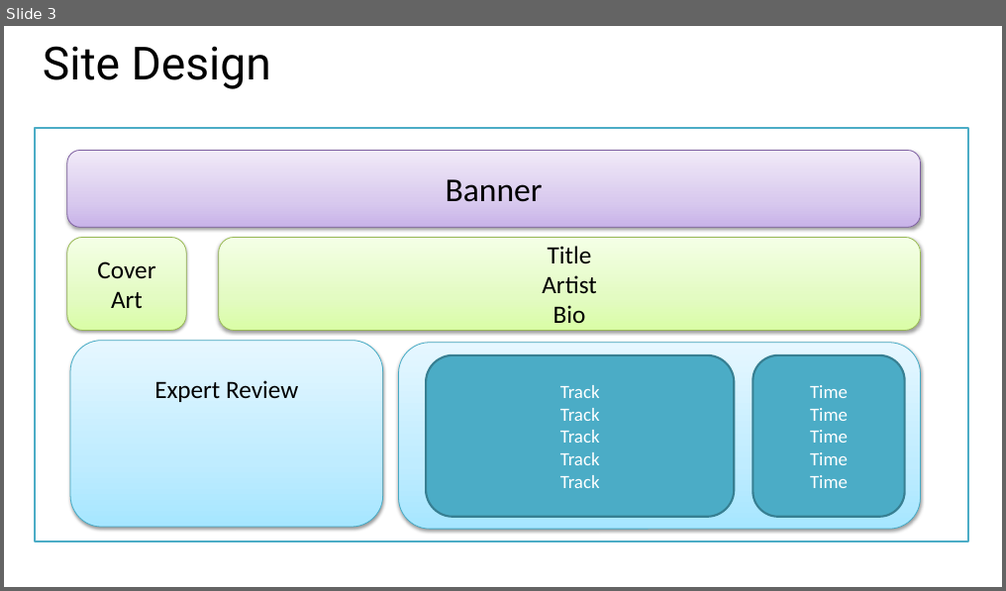
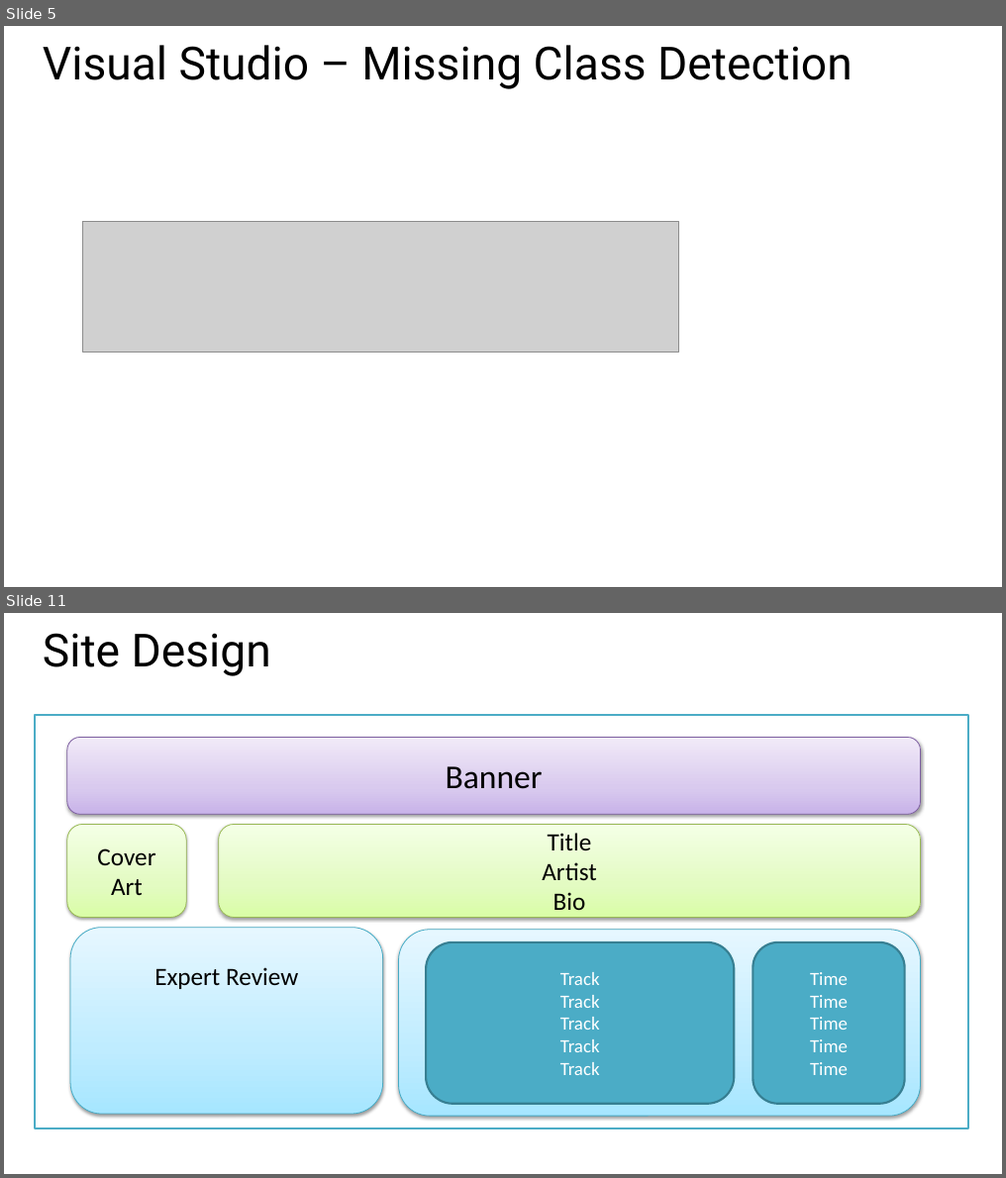
Before and after one commit to zmy/Bootstrap-edX, a slide deck: Slides/Week 1 - Part 2 - Page layout.pptx. Shown one above the other, each under a label of ours: slide 3 before the commit, slides 5 and 11 after it; the slides between them are not shown. The pictures are 1006x591 and 1006x1178 pixels, drawn with LibreOffice and Linux fonts; fonts in the diff are those of the drawing; grey boxes stand for pictures. Boxes give left, top, right and bottom in pixels: in the first picture for what was removed or moved away, otherwise in the second. Text is boxed around its words. In the diff, an @@ line names an element or a change of style, - is before the commit and + after.

```diff
--- a/Slides/Week 1 - Part 2 - Page layout.pptx
+++ b/Slides/Week 1 - Part 2 - Page layout.pptx
@@ slide 5 added at <box>4,26,1002,587</box>, background #FFFFFF @@
@@ title added at <box>43,45,852,89</box>, 44 pt, text #000000 @@
+Visual Studio – Missing Class Detection
@@ picture added at <box>82,221,678,353</box> @@
@@ what was slide 3 is now slide 11 @@
```
Also in this commit, not shown: 1 slide changed, 8 other slides added, 7 slides removed, 3 other files.
